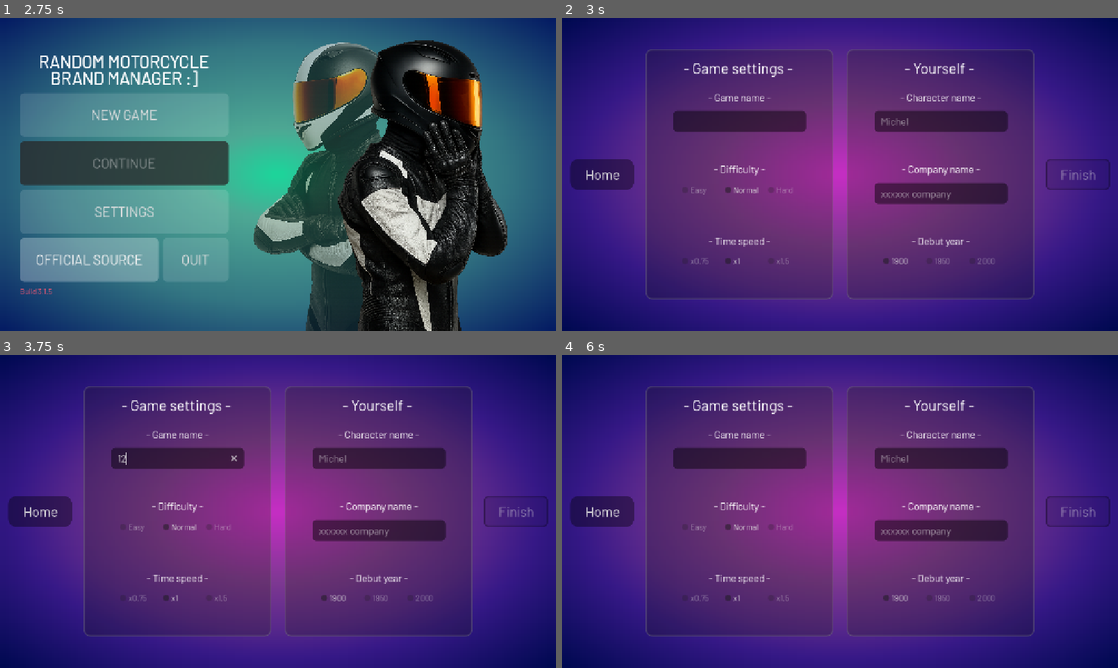
Above: before the commit, frames 1-4 (two rows, left to right).
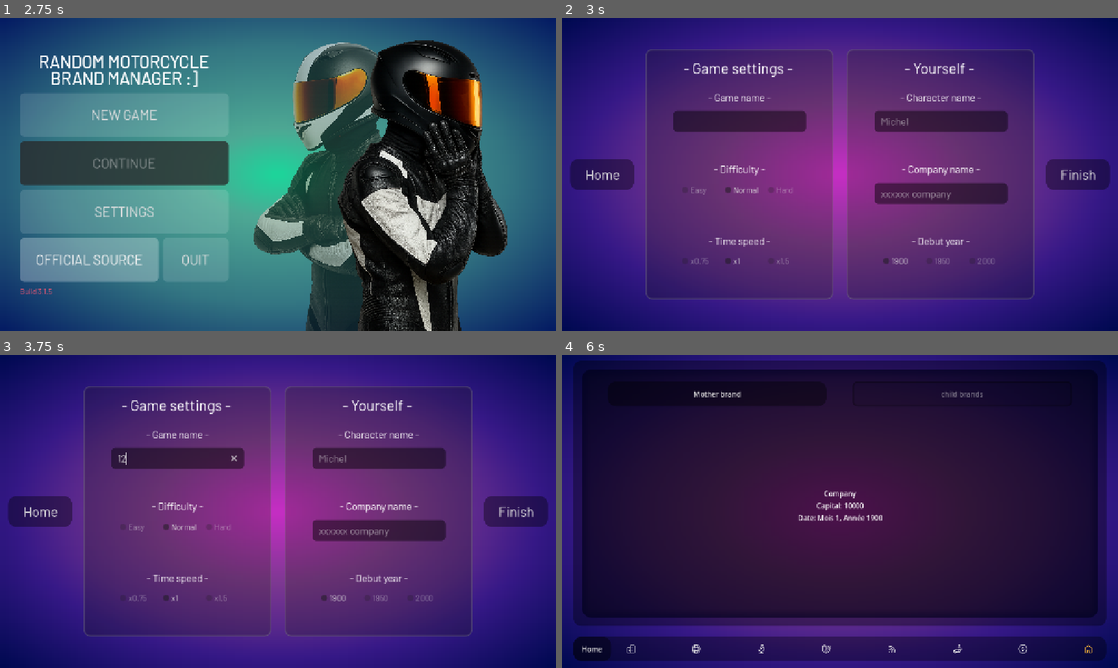
Above: after the commit, the same moments.

Repository: ryno57/RMBM
Game: Godot game, scene res://Scenes/splash.tscn
Same seed, same stepped clock (60 frames per second), same inputs: the game is played once before the commit and once after it. Video files are missing from this copy of the repository; at most half a second of black plays in their place.
Inputs (mouse positions are in pixels of both pictures, inside the frame that each line leads up to):
- Up to frame 1 (2.75 s): click "SETTINGS" at 0.5 s; click "Home" at 1.25 s; click "OFFICIAL SOURCE" at 2 s
- Up to frame 2 (3 s): click "NEW GAME" at 2.75 s
- Up to frame 3 (3.75 s): click (177, 458) at 3.52 s; type "12" at 3.6 s
- Up to frame 4 (6 s): click (940, 458) at 3.75 s; type "12" at 3.83 s; click (940, 530) at 3.98 s; type "12" at 4.07 s; click "Home" at 4.25 s; click "NEW GAME" at 5 s; click (1079, 511) at 5.75 s, where only the run after the commit has a clickable "Finish"

Frame 1 is identical in both runs. In frame 2, 1.0% of the frame differs, in the area x 87-99%, y 45-55%; in frame 3, 1.0%; in frame 4, 84%, in the area x 1-99%, y 1-98%.
Error before the commit: Invalid assignment of property or key 'is_active' with value of type 'bool' on a base object of type 'Node (game_logic.gd)'. (res://scripts/title_screen.gd:4)

Commit message:
dev B3.1.5b (switched 4.5 dev3 -> 4.5 dev4)
fixed new bug due to new engine version

Diff:
--- a/project.godot
+++ b/project.godot
@@ -20,11 +20,11 @@
 
 [autoload]
 
+GameLogic="*res://scripts/game_logic.gd"
 ColorBlindFilter="*res://Scenes/ColorBlindOverlay.tscn"
 MusicManager="*res://scripts/music_manager.gd"
 SFXManager="*res://scripts/SFXManager.gd"
 SettingsManager="*res://scripts/SettingsManager.gd"
-GameLogic="*res://scripts/game_logic.gd"
 
 [display]
 
--- a/scripts/self_creation.gd
+++ b/scripts/self_creation.gd
@@ -25,8 +25,8 @@
 ]
 
 @onready var continue_button = $Button2
-
-func _ready():
+@onready var temp = false
+func ready():
 	for le in line_edits:
 		le.text_changed.connect(_on_input_changed)
 
@@ -35,6 +35,9 @@
 			rb.pressed.connect(_on_input_changed)
 
 	_update_button_state()
+
+	if temp == true:
+		GameLogic.is_active = true
 
 func _on_input_changed(_value = ""):
 	_update_button_state()
@@ -51,4 +54,4 @@
 
 func _on_button_2_pressed() -> void:
 	get_tree().change_scene_to_file("res://Scenes/Main.tscn")
-	GameLogic.is_active = true
+	temp = true
--- a/scripts/title_screen.gd
+++ b/scripts/title_screen.gd
@@ -1,6 +1,6 @@
 extends Control
 
-func _ready():
+func ready():
 	GameLogic.is_active = false
 	GameLogic.reset()
 
